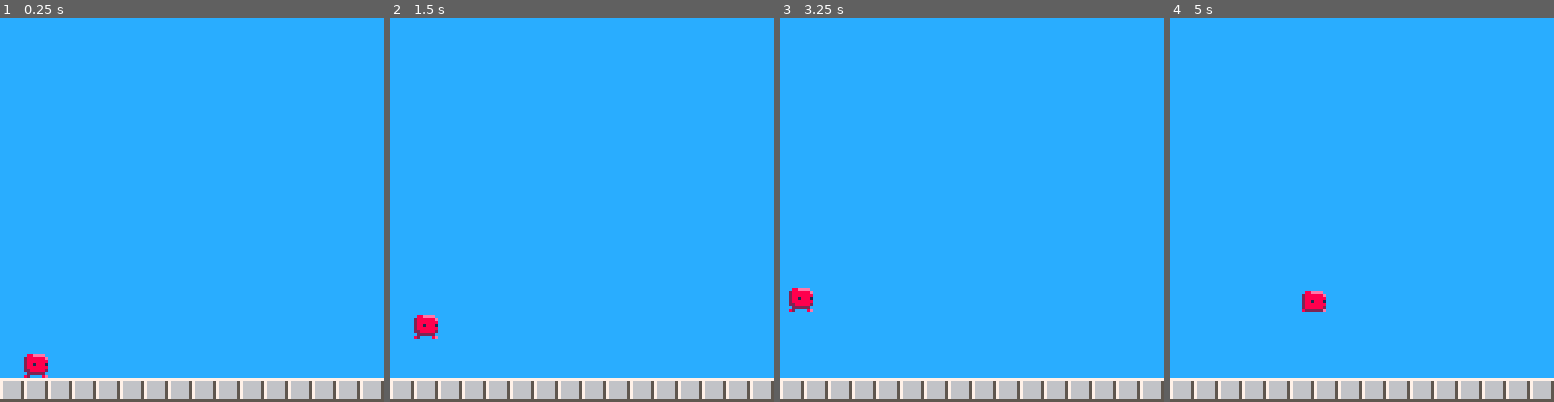
Above: before the commit, frames 1-4 (left to right).
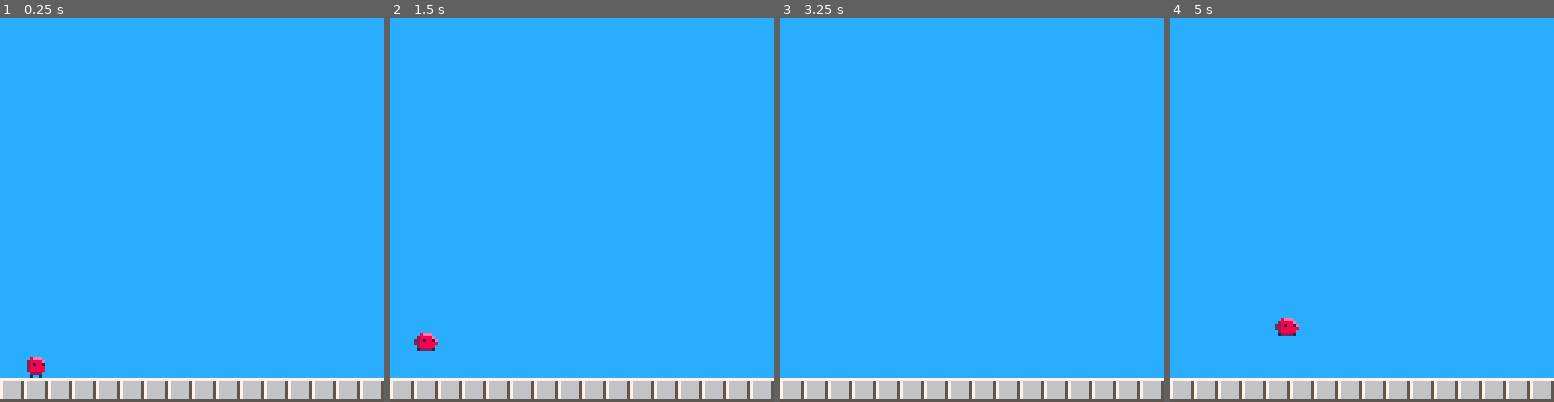
Above: after the commit, the same moments.

Repository: conner-calhoun/pico8
Game: PICO-8 cartridge cherry-warrior.p8
The game is run twice, just before and just after one commit, with the same random seed, the same clock (stepped at 60 frames per second) and the same inputs.
Inputs:
- Up to frame 1 (0.25 s): no input
- Up to frame 2 (1.5 s): tap O (Z key) at 0.33, 0.7, 1.43 s; tap X (X key) at 1.07 s
- Up to frame 3 (3.25 s): hold Left 1.97-2.37 s; tap X (X key) every 0.33 s from 2.07 to 3.07 s; tap O (Z key) at 2.22, 3.1 s; hold Down 2.42-2.82 s; hold Right from 2.87 s (still down)
- Up to frame 4 (5 s): tap X (X key) every 0.33 s from 3.4 to 4.73 s; release Right at 3.53 s; hold Up 3.58-4.08 s; tap O (Z key) at 3.98, 4.87 s; hold Right 4.13-4.53 s; hold Down from 4.58 s (still down)

The runs differ from the first frame. In frame 1, 0.2% of the frame differs, in the area x 6-13%, y 87-94%; in frame 2, 0.5%; in frame 3, 0.3%; in frame 4, 0.6%, in the area x 27-41%, y 71-83%.

Commit message:
better animations, running and jumping

Diff:
--- a/cherry-warrior.p8
+++ b/cherry-warrior.p8
@@ -2,7 +2,7 @@
 version 29
 __lua__
 
--- constants
+-- consts
 win = {
 	w = 128,
 	h = 128
@@ -11,6 +11,13 @@
 black,dark_blue,dark_purple,dark_green,brown,dark_gray,light_gray,white,red,orange,yellow,green,blue,indigo,pink,peach=0,1,2,3,4,5,6,7,8,9,10,11,12,13,14,15
 
 -- helper functions
+function abs(v)
+	if v > 0 then
+		return v
+	else
+		return v*-1
+	end
+end
 
 function min(l, r)
 	if l < r then
@@ -29,6 +36,10 @@
 end
 
 function lerp (from, to, step)
+	if abs(from - to ) < step then
+		return to
+	end
+
 	if from > to then
 		return max(to, from-step)
 	elseif from < to then
@@ -79,10 +90,10 @@
 	this.h = h
 	this.i_spr = sprt -- initial sprite
 	this.spr = this.i_spr -- active sprite
-	this.anm_tmr = 0 -- animation timer
+	this.anm_tmr = 0 -- anim timer
 	this.flip = false
 
-	this.anim = nil -- active animation
+	this.anim = nil -- active anim
 	this.anims = {} -- list of anims
 
 	this.init = function() end
@@ -94,38 +105,31 @@
 function entity:add_anim(name, anim)
 	self.anims[name] = anim
 end
-function entity:handle_animation()
-	-- based on the active animation, get the animation and run through the sprites
+function entity:set_anim(name)
+	self.anim = name
+end
+function entity:handle_anim()
+	-- based on the active anim, get the anim and run through the sprites
 	if self.anim then
 		local anim = self.anims[self.anim]
-		if not anim.playing then
-			self.spr = anim.start_f
-			anim.playing = true
-		end
 		if time() - anim.tmr > anim.delay then
 			self.spr += 1
-			if self.spr > anim.end_f then
-				if anim.loop then
-					self.spr = anim.start_f
-				else
-					self.spr = self.i_spr
-				end
+			if self.spr > anim.end_f or self.spr < anim.start_f then
+				self.spr = anim.start_f
 			end
 			anim.tmr = time()
 		end
 	end
 end
 
-animation = {}
-function animation:new(s, e, d, l)
+anim = {}
+function anim:new(s, e, d)
 	this = {}
 	setmetatable(this, self)
 	self.__index=self
 
 	this.start_f = s -- start frame
 	this.end_f = e   -- end frame
-	this.loop = l or false -- loop animation
-	this.playing = false
 	this.tmr = 0 -- timer
 	this.delay = d
 
@@ -138,16 +142,19 @@
 
 player = entity:new(8, win.h-16, 8, 8, 1)
 function player:init()
-	idle_anim = animation:new(1,2, 0.5, true)
-	self:add_anim("idle", idle_anim)
-	self.anim = "idle"
+	self:add_anim("idle", anim:new(1,2,0.5))
+	self:add_anim("move", anim:new(3,4,0.15))
+	self:add_anim("jump", anim:new(2,2,0))
+
+	self:set_anim("idle")
 
 	self.vel = {x=0, y=0}
-	self.jump_pow = 7
+	self.jump_pow = 5
 	self.grav = 1
 	self.accel = 0.25
-	self.m_speed = 2
-	self.fric = 0.5
+	self.m_speed = 2.5
+	self.fric = 0.25
+	self.grounded = true
 end
 function player:update()
 	local floor = win.h-16
@@ -166,27 +173,33 @@
 	end
 
 	-- friction
-	if not moving then
+	if not moving and self.grounded then
 		self.vel.x = lerp(self.vel.x, 0, self.fric)
-	end
-
-	-- gravity
+		self:set_anim("idle")
+	else
+		self:set_anim("move")
+	end
+
+	-- gravity / grounded condition
 	if self.y < floor then
 		self.vel.y -= self.grav
+		self:set_anim("jump")
 	else -- grounded
 		self.vel.y = 0
 		self.y = floor
+		self.grounded = true
 	end
 
 	-- jump
-	if btnp(use1) and self.y == floor then
+	if btnp(use1) and self.grounded then
 		self.vel.y += self.jump_pow
+		self.grounded = false
 	end
 
 	self.x += self.vel.x
 	self.y -= self.vel.y
 
-	self:handle_animation()
+	self:handle_anim()
 end
 function player:draw()
 	spr(self.spr, self.x, self.y, 1, 1, self.flip)
@@ -205,14 +218,14 @@
 	active_world:update()
 end
 __gfx__
-00000000088eeee00000000000000000000000000000000000000000000000000000000000000000000000000000000000000000000000000000000000000000
-000000002888888e088eeee000000000000000000000000000000000000000000000000000000000000000000000000000000000000000000000000000000000
-00000000288888882888888e00000000000000000000000000000000000000000000000000000000000000000000000000000000000000000000000000000000
-00000000288188812888888800000000000000000000000000000000000000000000000000000000000000000000000000000000000000000000000000000000
-00000000288888882881888100000000000000000000000000000000000000000000000000000000000000000000000000000000000000000000000000000000
-00000000228888822888888800000000000000000000000000000000000000000000000000000000000000000000000000000000000000000000000000000000
-00000000022222202888888200000000000000000000000000000000000000000000000000000000000000000000000000000000000000000000000000000000
-000000008200008e8222222e00000000000000000000000000000000000000000000000000000000000000000000000000000000000000000000000000000000
+00000000000000000000000000000000000000000000000000000000000000000000000000000000000000000000000000000000000000000000000000000000
+00000000008eee0000000000008eee00008eee000000000000000000000000000000000000000000000000000000000000000000000000000000000000000000
+00000000028888e0008eee00028888e0028888e00000000000000000000000000000000000000000000000000000000000000000000000000000000000000000
+0000000002818810028888e002818810028188100000000000000000000000000000000000000000000000000000000000000000000000000000000000000000
+00000000028888802281881e02888880028888800000000000000000000000000000000000000000000000000000000000000000000000000000000000000000
+00000000028888802288888802888880028888800000000000000000000000000000000000000000000000000000000000000000000000000000000000000000
+00000000002222000288888000222210012222000000000000000000000000000000000000000000000000000000000000000000000000000000000000000000
+00000000001001000122221000100000000001000000000000000000000000000000000000000000000000000000000000000000000000000000000000000000
 77777777000000000000000000000000000000000000000000000000000000000000000000000000000000000000000000000000000000000000000000000000
 76666665000000000000000000000000000000000000000000000000000000000000000000000000000000000000000000000000000000000000000000000000
 76666665000000000000000000000000000000000000000000000000000000000000000000000000000000000000000000000000000000000000000000000000
